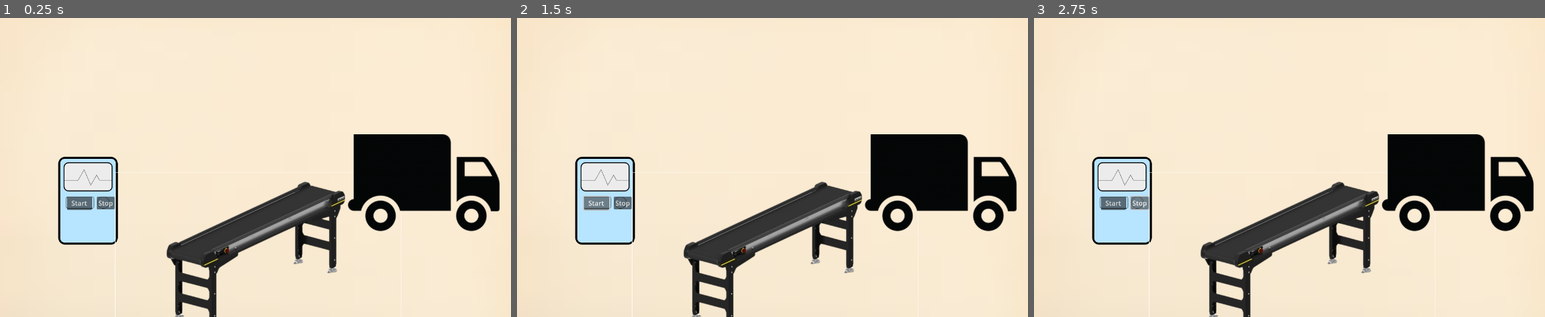
Above: before the commit, frames 1-3 (left to right).
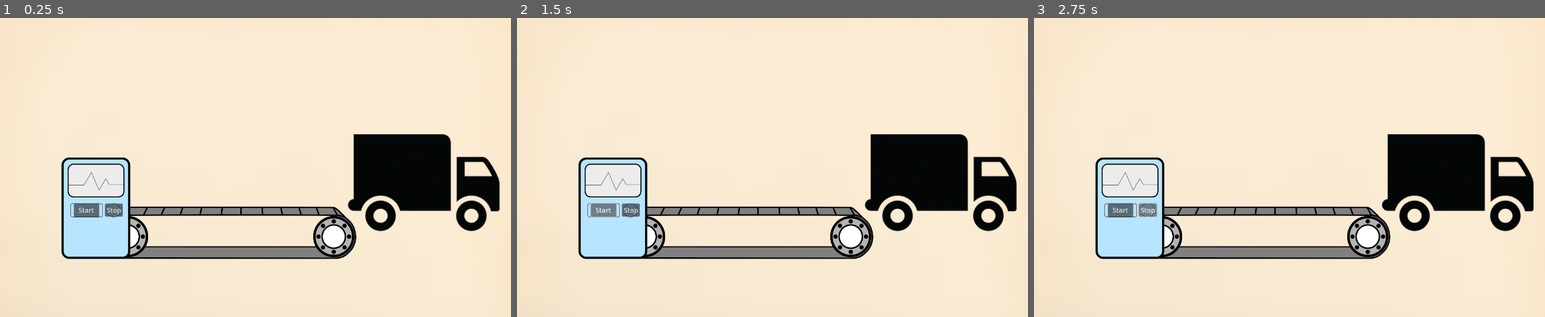
Above: after the commit, the same moments.

Repository: dkajo/supply-chain-game
Game: Godot game, scene res://level.tscn
Two runs of this game, one before a commit and one after it. Both use one fixed random seed, a clock stepped at 60 frames per second and the inputs below.
Inputs:
- Up to frame 1 (0.25 s): no input
- Up to frame 2 (1.5 s): click "Start" at 0.5 s; click "Start" at 1.25 s
- Up to frame 3 (2.75 s): click "Stop" at 2 s

The runs differ from the first frame. In frame 1, 11% of the frame differs, in the area x 11-70%, y 46-100%; in frame 2, 11%; in frame 3, 11%.

Commit message:
Added functionality to spawn defect products and update graphics

Diff:
--- a/level.gd
+++ b/level.gd
@@ -3,13 +3,20 @@
 var product_scene: PackedScene = load("res://product.tscn") # Enable products to be instantiated within this scene
 var balance: int = 0 # Score tracker
 
+# 20% chance of a product being defect.
+@export_range (0.0, 1.0, 0.01) var defect_chance := 0.2
+var rng = RandomNumberGenerator.new()
+
+
 func _ready():
+	rng.randomize()
 	# Connect to the product_loaded signal in truck.gd and call method in this script
 	$Truck.product_entered.connect(_on_truck_loaded_product)
 
 # Production timer controls production and is thereby the primary game engine
 func _on_production_timer_timeout():
 	var product = product_scene.instantiate() # Create an instance of a product
+	product.is_defect = rng.randf() < defect_chance # Evaluates to a boolean
 	add_child(product) # Attach node to scene tree
 
 # Button Signals
--- a/level.tscn
+++ b/level.tscn
@@ -2,12 +2,13 @@
 
 [ext_resource type="Script" uid="uid://bh6cdnbejc6d5" path="res://level.gd" id="1_oi3di"]
 [ext_resource type="Texture2D" uid="uid://cq0dd42hqvd7t" path="res://Assets/background.png" id="1_u52ul"]
+[ext_resource type="Texture2D" uid="uid://hl65byud5eym" path="res://Assets/conveyor_belt.png" id="3_f2txt"]
 [ext_resource type="PackedScene" uid="uid://cqa28fdtdx1x2" path="res://machine.tscn" id="4_0b4ue"]
-[ext_resource type="Texture2D" uid="uid://l10d2ou1uh43" path="res://Assets/conveyor_belt.webp" id="4_f2txt"]
 [ext_resource type="PackedScene" uid="uid://bjkhviq24hlog" path="res://truck.tscn" id="6_1ainy"]
 
 [node name="Level" type="Node2D"]
 script = ExtResource("1_oi3di")
+defect_chance = 0.5
 
 [node name="UI" type="CanvasLayer" parent="."]
 
@@ -19,18 +20,18 @@
 
 [node name="StartButton" type="Button" parent="UI/Control"]
 layout_mode = 0
-offset_left = 198.0
-offset_top = 430.0
-offset_right = 259.0
-offset_bottom = 462.0
+offset_left = 215.0
+offset_top = 447.0
+offset_right = 276.0
+offset_bottom = 479.0
 text = "Start"
 
 [node name="StopButton" type="Button" parent="UI/Control"]
 layout_mode = 0
-offset_left = 270.0
-offset_top = 430.0
-offset_right = 313.0
-offset_bottom = 461.0
+offset_left = 290.0
+offset_top = 447.0
+offset_right = 333.0
+offset_bottom = 478.0
 text = "Stop"
 
 [node name="BalanceLabel" type="Label" parent="UI/Control"]
@@ -44,13 +45,14 @@
 scale = Vector2(1.78108, 1.54868)
 texture = ExtResource("1_u52ul")
 
+[node name="ConveyorBelt" type="Sprite2D" parent="."]
+position = Vector2(593, 517)
+scale = Vector2(0.478547, 0.478547)
+texture = ExtResource("3_f2txt")
+
 [node name="Machine" parent="." instance=ExtResource("4_0b4ue")]
+z_index = 1
 position = Vector2(-22, 53)
-
-[node name="ConveyorBelt" type="Sprite2D" parent="."]
-position = Vector2(659.038, 566.5)
-scale = Vector2(0.487469, 0.487469)
-texture = ExtResource("4_f2txt")
 
 [node name="Truck" parent="." instance=ExtResource("6_1ainy")]
 position = Vector2(390, -45)
--- a/machine.tscn
+++ b/machine.tscn
@@ -5,6 +5,6 @@
 [node name="Machine" type="Node2D"]
 
 [node name="Sprite2D" type="Sprite2D" parent="."]
-position = Vector2(271, 387)
-scale = Vector2(0.361511, 0.361511)
+position = Vector2(290, 405)
+scale = Vector2(0.418129, 0.418129)
 texture = ExtResource("1_6a4ke")
--- a/product.gd
+++ b/product.gd
@@ -1,13 +1,20 @@
 extends Area2D
 
-@export var speed := 200 # @export allows variable to be edited in node configuration panel, := set variable to the assigned datatype
+# @export allows variable to be edited in node configuration panel, := set variable to the assigned datatype
+@export var speed := 200
+@export var is_defect := false : set = _set_defect # Defines a setter function to the property.
+
+func _set_defect(value: bool) -> void:
+	is_defect = value
+	# Displays overlay sprite if the product is defect
+	$DefectMarker.visible = is_defect
 
 func _ready():
 	print('Product was added to the scene') # Debugging line
 
 	# Set start position on screen
-	position = Vector2(-200, 180)
+	position = Vector2(-300, 30)
 
 func _process(delta: float): # function runs every frame
 	# Set moving speed, delta is used to adjust speed to realtime and not depend on the framerate.
-	position += Vector2(1.0, -0.5) * speed * delta
+	position += Vector2(1.0, 0) * speed * delta
--- a/product.tscn
+++ b/product.tscn
@@ -1,7 +1,8 @@
-[gd_scene load_steps=4 format=3 uid="uid://drhsev80xy1d8"]
+[gd_scene load_steps=5 format=3 uid="uid://drhsev80xy1d8"]
 
 [ext_resource type="Texture2D" uid="uid://8omeosaqone1" path="res://Assets/box.png" id="1_80c7e"]
 [ext_resource type="Script" uid="uid://qhpwt1t12txv" path="res://product.gd" id="1_qirud"]
+[ext_resource type="Texture2D" uid="uid://5rua3bpq63cu" path="res://Assets/defect_icon.png" id="3_u8fb1"]
 
 [sub_resource type="GDScript" id="GDScript_u8fb1"]
 script/source = "extends Sprite2D
@@ -11,12 +12,20 @@
 script = ExtResource("1_qirud")
 
 [node name="Sprite2D" type="Sprite2D" parent="."]
-position = Vector2(631, 381)
-scale = Vector2(0.177371, 0.177371)
+position = Vector2(606.465, 401.438)
+scale = Vector2(0.128301, 0.128301)
 texture = ExtResource("1_80c7e")
 script = SubResource("GDScript_u8fb1")
 
 [node name="CollisionPolygon2D" type="CollisionPolygon2D" parent="."]
+position = Vector2(141.225, 121.488)
+scale = Vector2(0.737772, 0.737772)
 polygon = PackedVector2Array(698, 349, 697, 425, 637, 442, 573, 423, 574, 351, 632, 334)
 
+[node name="DefectMarker" type="Sprite2D" parent="."]
+visible = false
+position = Vector2(633, 413)
+scale = Vector2(0.0473684, 0.0473684)
+texture = ExtResource("3_u8fb1")
+
 [connection signal="area_entered" from="." to="." method="_on_area_entered"]
Binary file added: Assets/conveyor_belt.png
Binary file removed: Assets/conveyor_belt.webp
Binary file added: Assets/defect_icon.png
Not shown, changed: .gitignore
